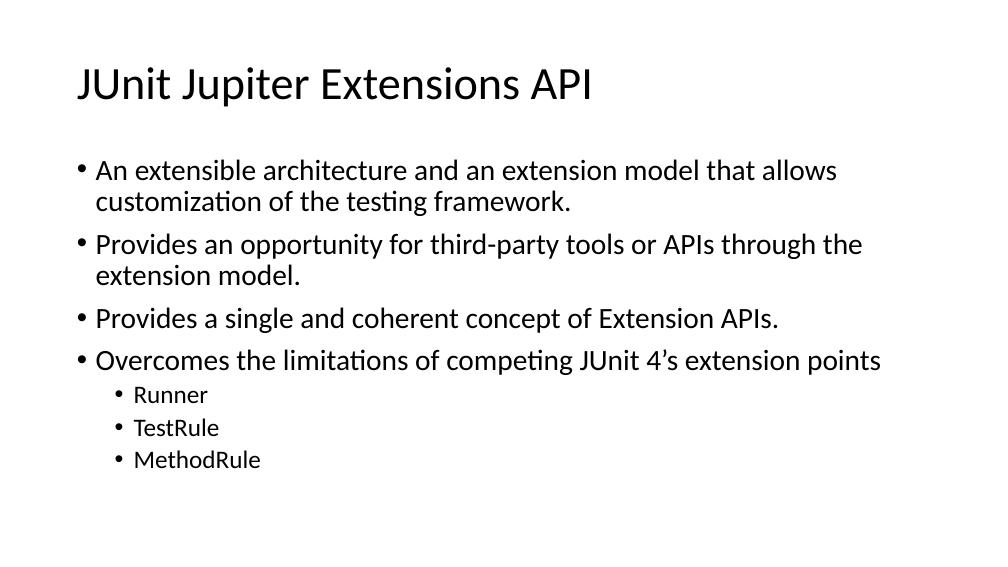
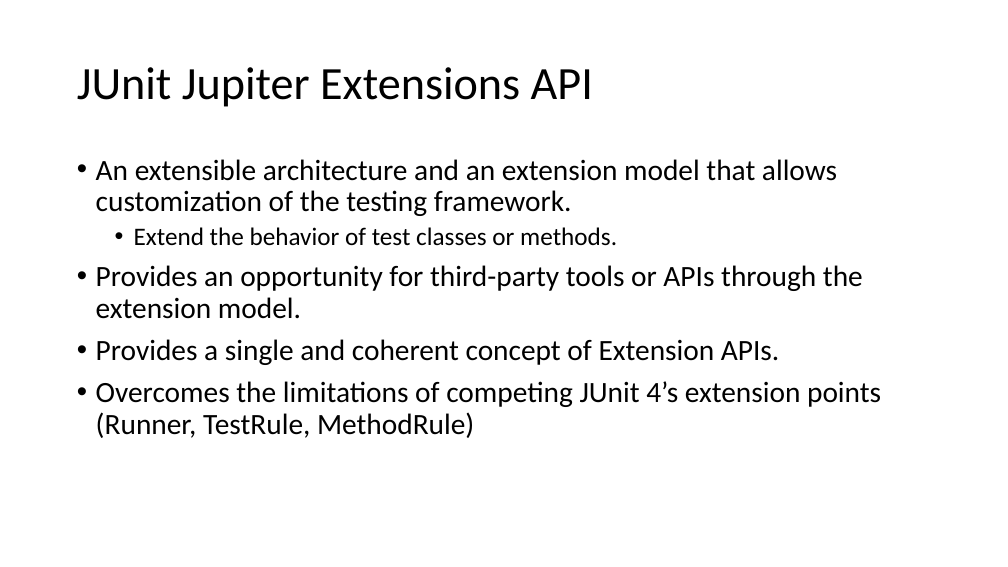
Before and after one commit to cebartling/test-driven, a slide deck: slide 6 of presentations/Introduction to JUnit 5.pptx. Drawn at 1008x567 pixels with LibreOffice and Linux fonts; fonts in the diff are those of the drawing. Boxes give left, top, right and bottom in pixels: in the first picture for what was removed or moved away, otherwise in the second. Text is boxed around its words. In the diff, an @@ line names an element or a change of style, - is before the commit and + after.

Commit message:
Introduction to JUnit 5 presentation updates

```diff
--- a/presentations/Introduction to JUnit 5.pptx
+++ b/presentations/Introduction to JUnit 5.pptx
@@ text at bbox=[134, 227, 617, 246]: paragraph added @@
+  • Extend the behavior of test classes or methods.
@@ text at bbox=[96, 381, 881, 438]: text changed @@
-• Overcomes the limitations of competing JUnit 4’s extension points
-  • Runner
-  • TestRule
-  • MethodRule
+• Overcomes the limitations of competing JUnit 4’s extension points (Runner, TestRule, MethodRule)
```
Also in this commit, not shown: 3 other slides changed, 7 slides added.
